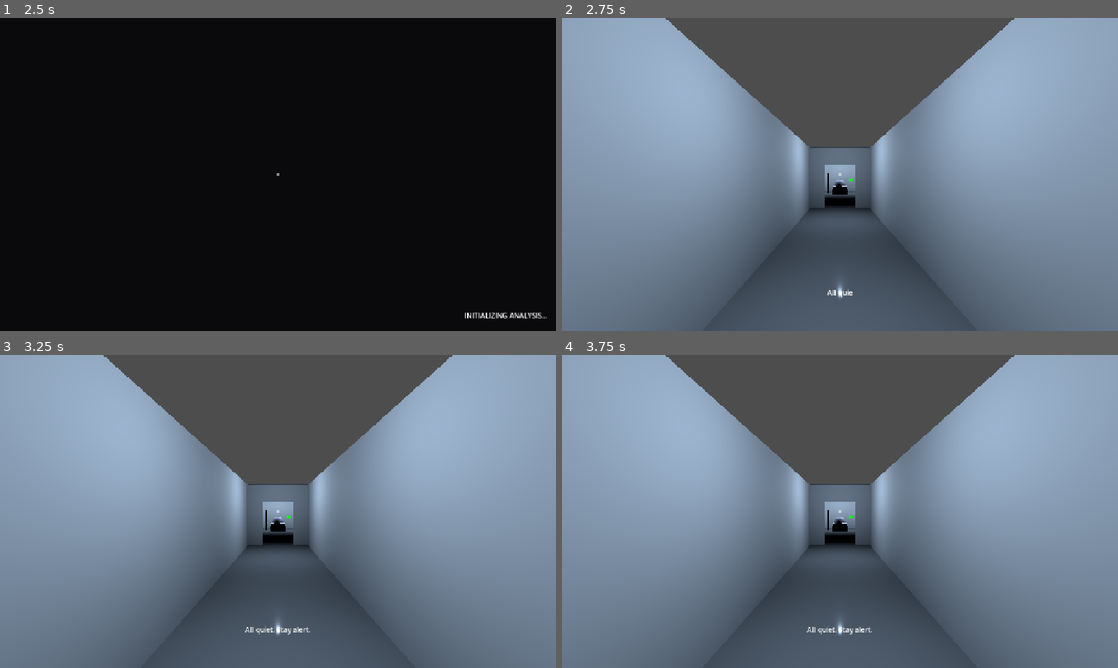
Above: before the commit, frames 1-4 (two rows, left to right).
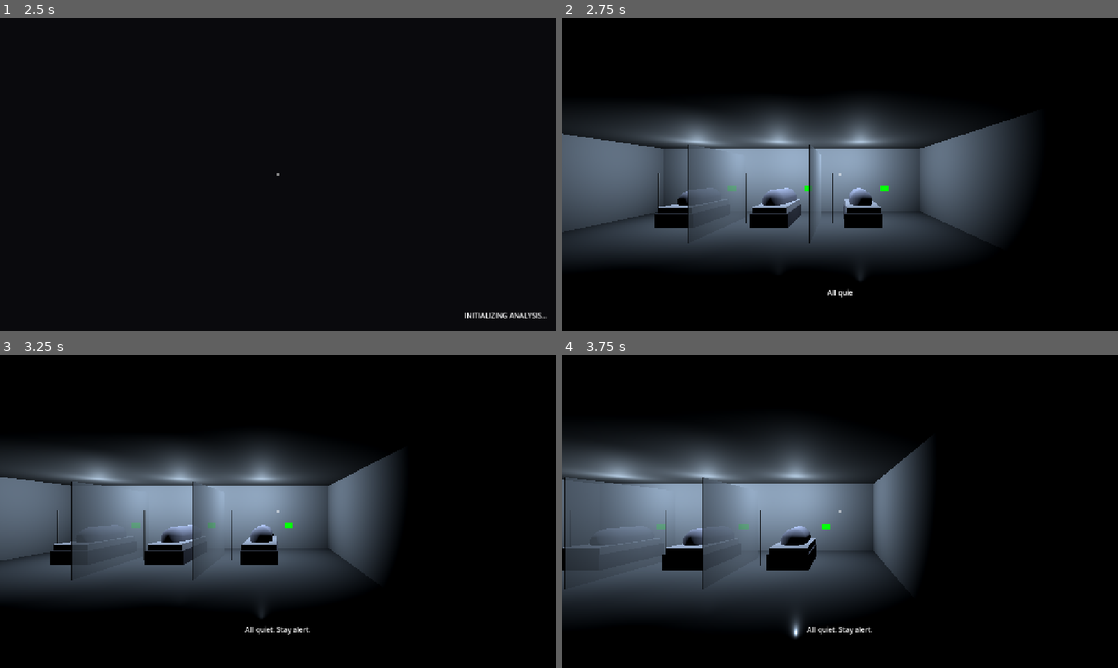
Above: after the commit, the same moments.

Repository: studioboredgames/Ward-9
Game: Godot game, scene res://scenes/main.tscn
Same seed, same stepped clock (60 frames per second), same inputs: the game is played once before the commit and once after it.
Inputs (mouse positions are in pixels of both pictures, inside the frame that each line leads up to):
- Up to frame 1 (2.5 s): click "PLAY" at 0.5 s; tap Enter at 1.25 s; move the mouse to (400, 158) at 1.27 s; hold D (move_right) 1.28-2.03 s; tap Space at 2 s; move the mouse to (166, 190) at 2.02 s; hold S (move_back) from 2.03 s (still down)
- Up to frame 2 (2.75 s): keep holding S (move_back)
- Up to frame 3 (3.25 s): move the mouse to (333, 442) at 2.77 s; release S (move_back) at 2.78 s; hold D (move_right) from 2.78 s (still down)
- Up to frame 4 (3.75 s): move the mouse to (812, 574) at 3.52 s; release D (move_right) at 3.53 s; hold W (move_forward) from 3.53 s (still down)

Frame 1 is identical in both runs. In frame 2, 95% of the frame differs, in the area x 0-100%, y 0-100%; in frame 3, 93%; in frame 4, 93%.

Commit message:
fix: corrected player starting position and added movement input fallback

Diff:
--- a/scenes/main.tscn
+++ b/scenes/main.tscn
@@ -68,7 +68,7 @@
 [node name="Ward" parent="World" instance=ExtResource("9_wd")]
 
 [node name="Player" type="CharacterBody3D" parent="World" groups=["player"]]
-transform = Transform3D(1, 0, 0, 0, 1, 0, 0, 0, 1, 0, 0, 15) # Start in the Hallway (Outside intro simulation)
+transform = Transform3D(1, 0, 0, 0, 1, 0, 0, 0, 1, 0, 0, 4)
 script = ExtResource("7_pc")
 
 [node name="CollisionShape3D" type="CollisionShape3D" parent="World/Player"]
--- a/scripts/player/player_controller.gd
+++ b/scripts/player/player_controller.gd
@@ -101,6 +101,14 @@
 	var input_dir := Input.get_vector(
 		"move_left", "move_right", "move_forward", "move_back"
 	)
+
+	# Fallback if actions are not mapped
+	if input_dir.length_squared() == 0:
+		if Input.is_key_pressed(KEY_W): input_dir.y -= 1.0
+		if Input.is_key_pressed(KEY_S): input_dir.y += 1.0
+		if Input.is_key_pressed(KEY_A): input_dir.x -= 1.0
+		if Input.is_key_pressed(KEY_D): input_dir.x += 1.0
+		input_dir = input_dir.normalized()
 	# Input.get_vector() already returns a normalized vector for diagonal input.
 	# Applying .normalized() again after basis transform is redundant and can
 	# produce subtle floating-point drift on diagonal movement.
